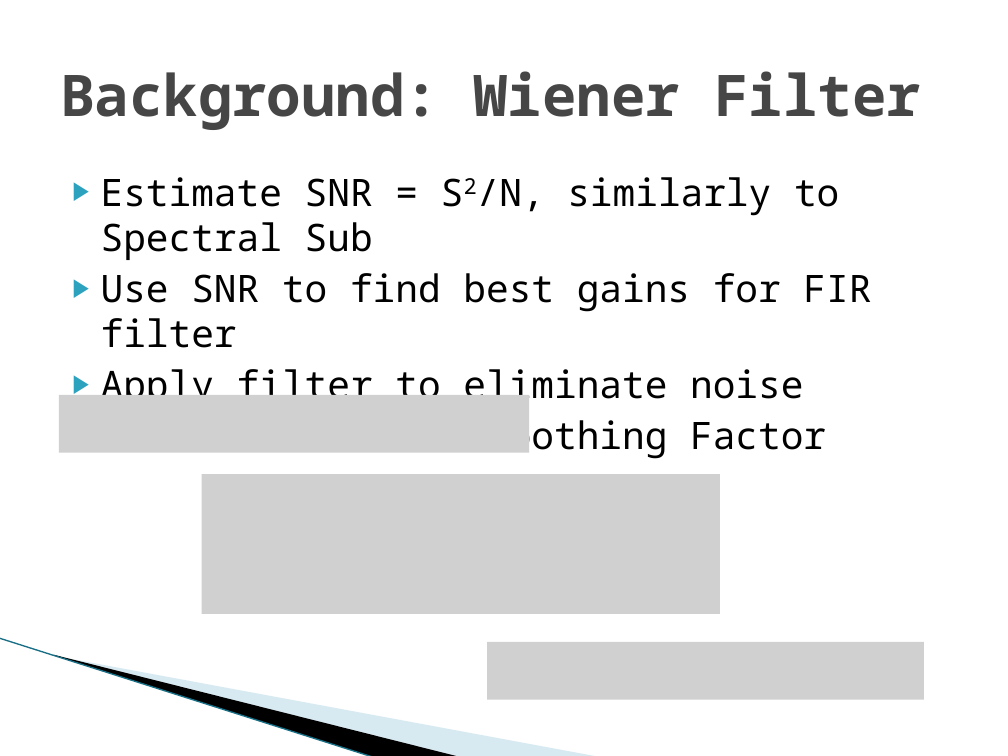
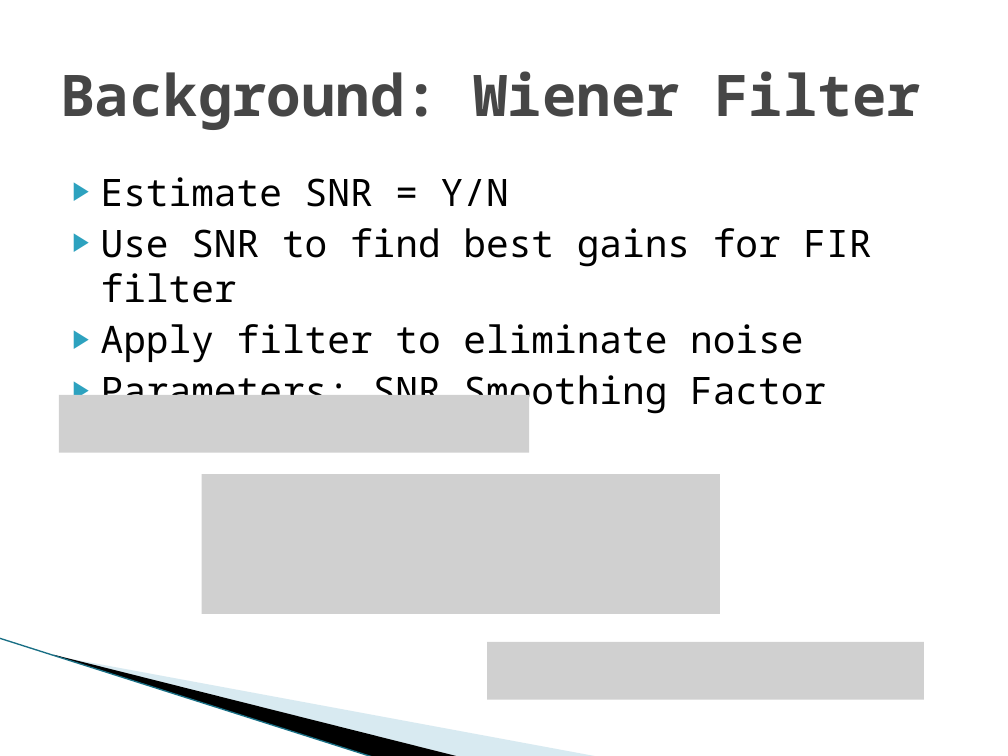
Before and after one commit to vfasburg/cse_848, a slide deck: slide 6 of project/848_Project_Presentation_Fasburg_Thomas.pptx. Drawn at 1008x756 pixels with LibreOffice and Linux fonts; fonts in the diff are those of the drawing; grey boxes stand for pictures; background and template pictures are left out. Boxes give left, top, right and bottom in pixels: in the first picture for what was removed or moved away, otherwise in the second. Text is boxed around its words. In the diff, an @@ line names an element or a change of style, - is before the commit and + after.

```diff
--- a/project/848_Project_Presentation_Fasburg_Thomas.pptx
+++ b/project/848_Project_Presentation_Fasburg_Thomas.pptx
@@ text at (101,177,509,207): text changed @@
-▶ Estimate SNR = S2/N, similarly to Spectral Sub
+▶ Estimate SNR = Y/N
```
Also in this commit, not shown: 5 other slides changed, 1 slide added.
